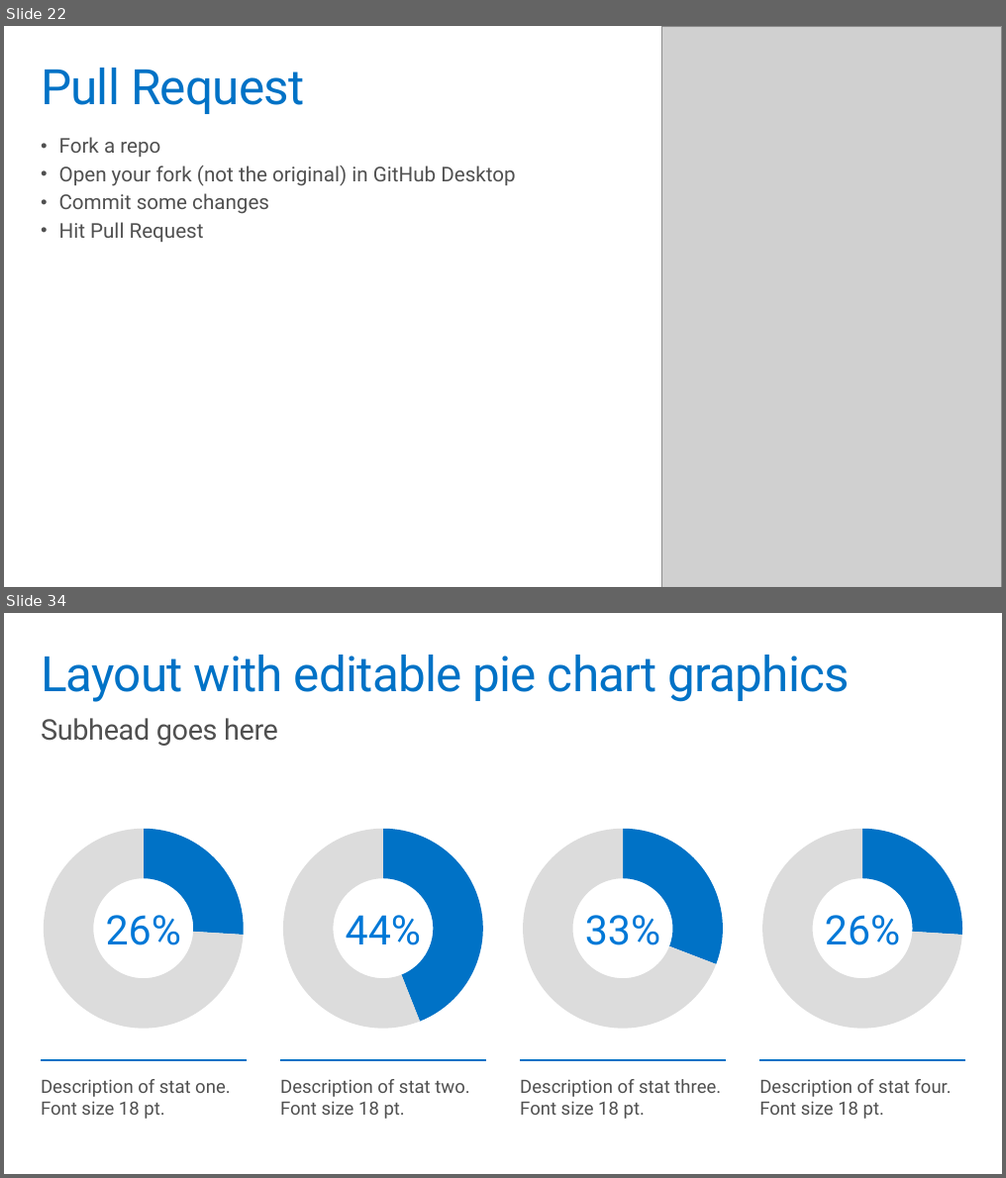
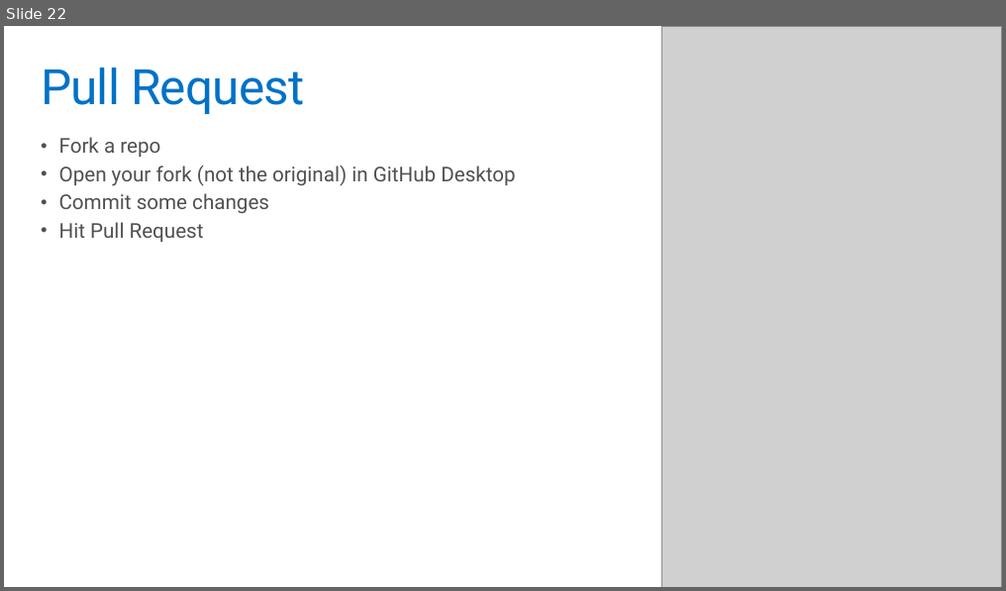
Before and after one commit to codefoster/gh-ms-mva, a slide deck: slides/m3.pptx. Shown one above the other, each under a label of ours: slides 22 and 34 before the commit, slide 22 after it; the slides between them are not shown. The pictures are 1006x1178 and 1006x591 pixels, drawn with LibreOffice and Linux fonts; fonts in the diff are those of the drawing; grey boxes stand for pictures. Boxes give left, top, right and bottom in pixels: in the first picture for what was removed or moved away, otherwise in the second. Text is boxed around its words. In the diff, an @@ line names an element or a change of style, - is before the commit and + after.

```diff
--- a/slides/m3.pptx
+++ b/slides/m3.pptx
@@ slide 34 removed at box(4, 613, 1002, 1174), background #FFFFFF @@
@@ title removed at box(41, 655, 850, 702) @@
-Layout with editable pie chart graphics
@@ text removed at box(41, 718, 278, 746) @@
-Subhead goes here
@@ doughnut chart removed at box(34, 819, 253, 1039) @@
-categories: 1, 2
-Series 1: 26, 74
@@ doughnut chart removed at box(273, 819, 493, 1039) @@
-categories: 1, 2
-Series 1: 44, 56, -
@@ doughnut chart removed at box(513, 819, 733, 1039) @@
-categories: 1, 2
-Series 1: 31, 69
@@ doughnut chart removed at box(752, 819, 972, 1039) @@
-categories: 1, 2
-Series 1: 26, 74
@@ text removed at box(106, 915, 181, 946) @@
-26%
@@ text removed at box(346, 915, 421, 946) @@
-44%
@@ text removed at box(585, 915, 660, 946) @@
-33%
@@ text removed at box(825, 915, 900, 946) @@
-26%
@@ text removed at box(41, 1079, 230, 1119) @@
-Description of stat one. Font size 18 pt.
@@ line removed from (41, 1060) to (247, 1060) @@
@@ text removed at box(280, 1079, 469, 1119) @@
-Description of stat two. Font size 18 pt.
@@ line removed from (280, 1060) to (486, 1060) @@
@@ text removed at box(520, 1079, 721, 1119) @@
-Description of stat three. Font size 18 pt.
@@ line removed from (520, 1060) to (726, 1060) @@
@@ text removed at box(759, 1079, 951, 1119) @@
-Description of stat four. Font size 18 pt.
@@ line removed from (759, 1060) to (965, 1060) @@
```
Also in this commit, not shown: 7 slides changed, 19 other slides removed, 2 other files.
